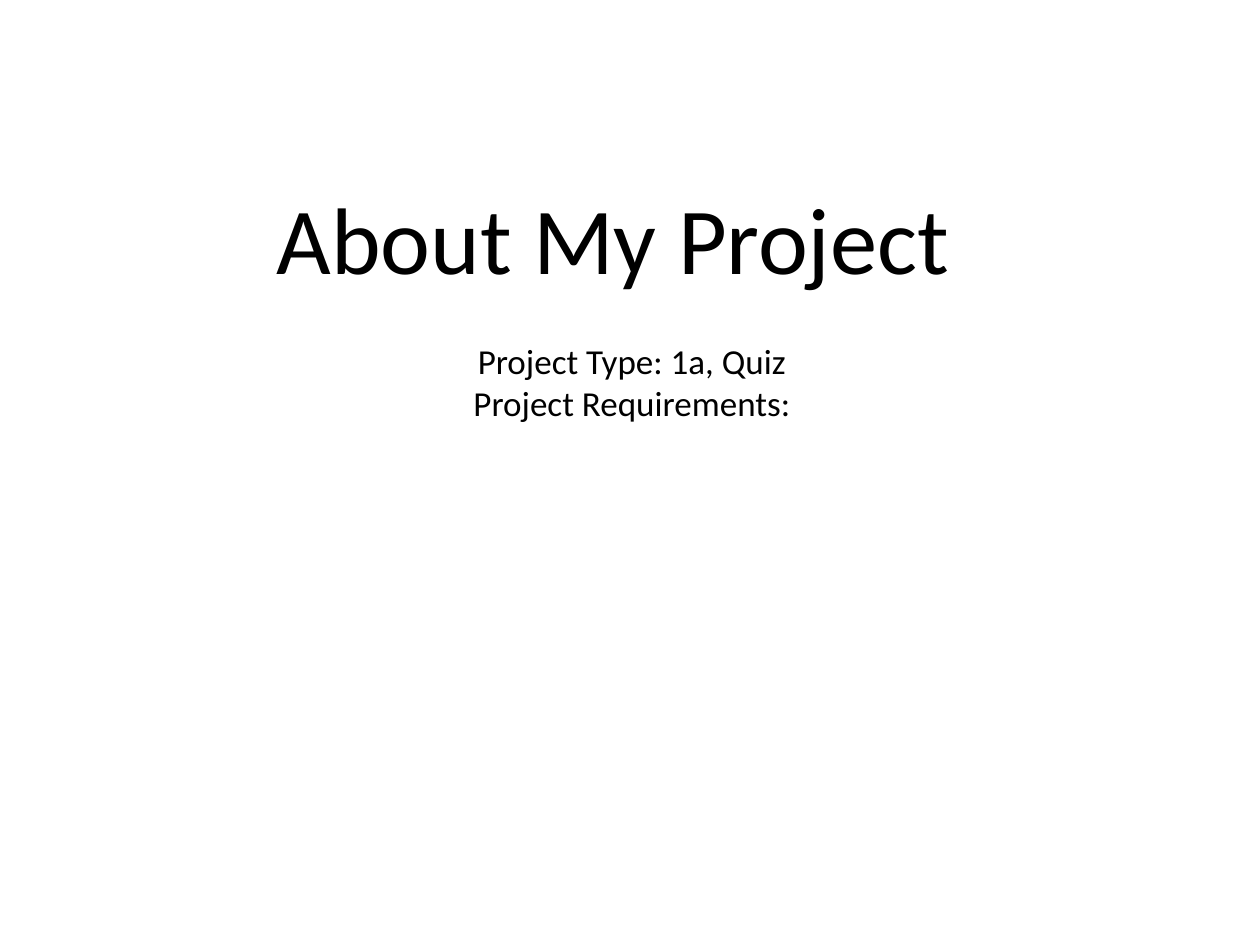
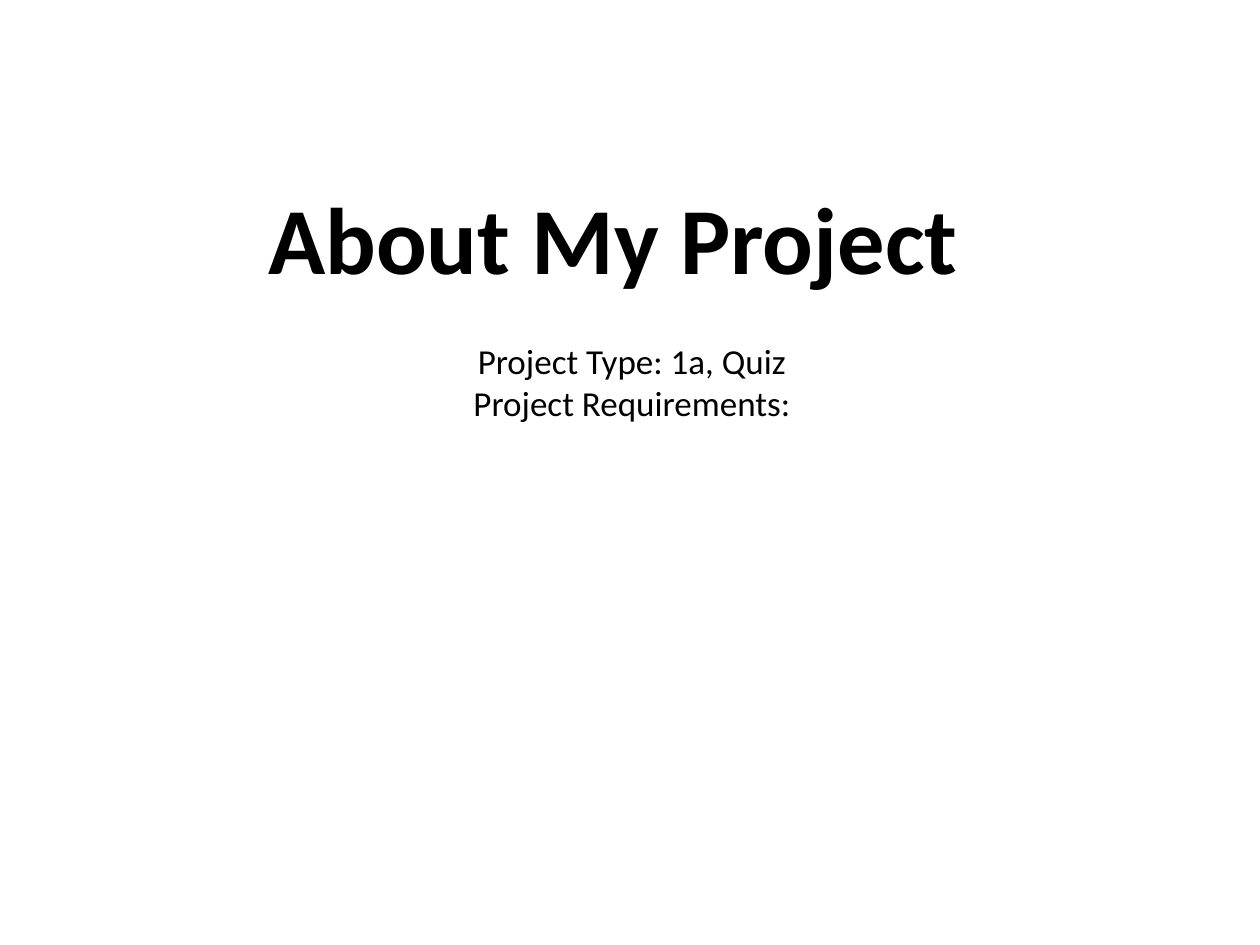
Before and after one commit to shamim1987/projectOne, a slide deck: slide 2 of quiz/presentation/Project One.pptx. Drawn at 1260x945 pixels with LibreOffice and Linux fonts; fonts in the diff are those of the drawing. Boxes give left, top, right and bottom in pixels: in the first picture for what was removed or moved away, otherwise in the second. Text is boxed around its words. In the diff, an @@ line names an element or a change of style, - is before the commit and + after.

```diff
--- a/quiz/presentation/Project One.pptx
+++ b/quiz/presentation/Project One.pptx
@@ title "About My Project" at (268,207,957,290): bold on @@
```
Also in this commit, not shown: 3 other slides changed, 2 slides added, 4 other files.
